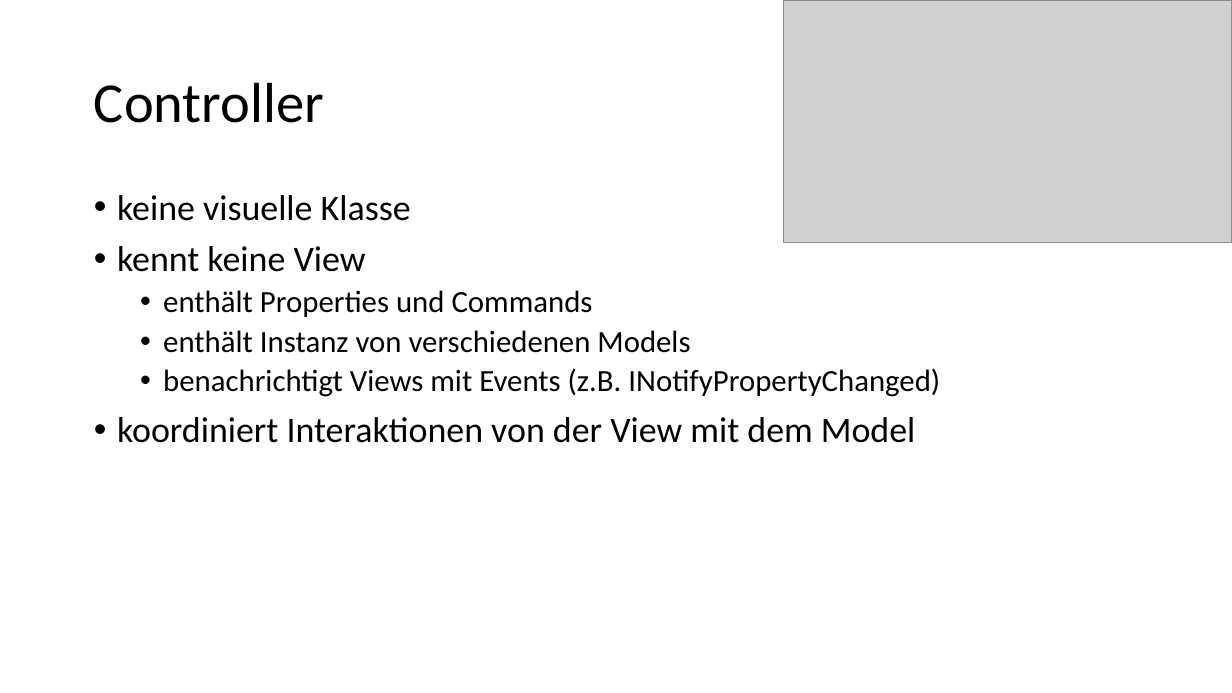
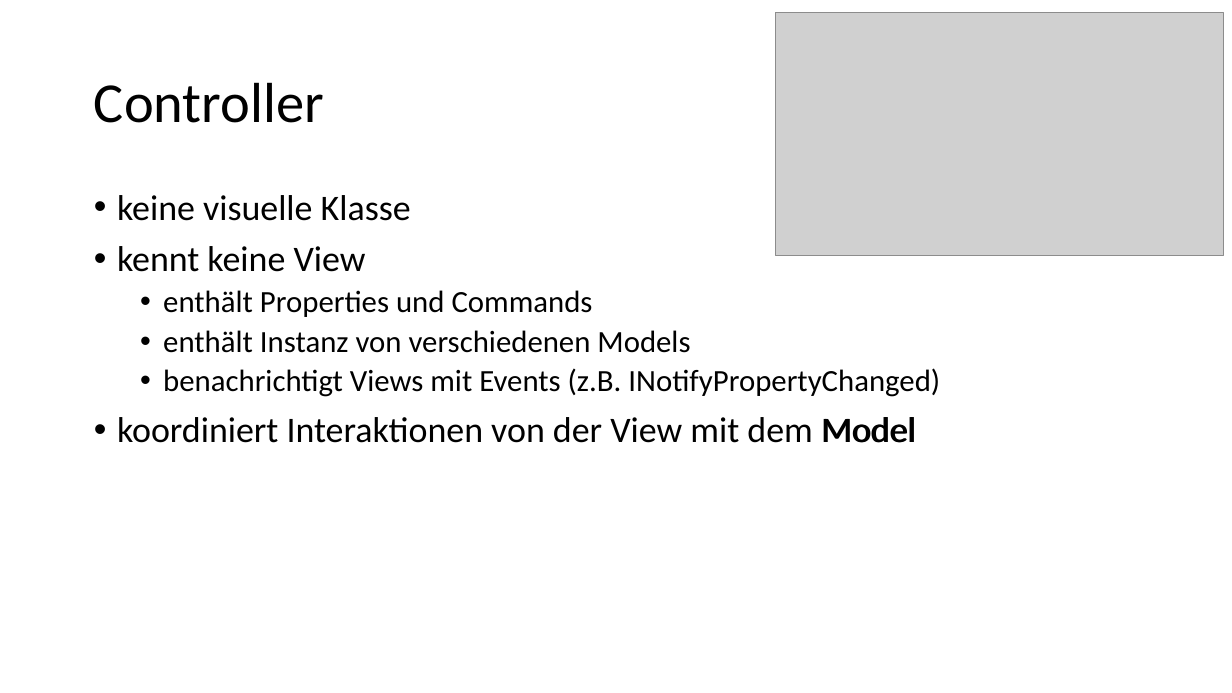
Before and after one commit to brandart/mvc_presentation, a slide deck: slide 6 of doc/Brandstetter_MVC_02.pptx. Drawn at 1232x693 pixels with LibreOffice and Linux fonts; fonts in the diff are those of the drawing; grey boxes stand for pictures. Boxes give left, top, right and bottom in pixels: in the first picture for what was removed or moved away, otherwise in the second. Text is boxed around its words. In the diff, an @@ line names an element or a change of style, - is before the commit and + after.

```diff
--- a/doc/Brandstetter_MVC_02.pptx
+++ b/doc/Brandstetter_MVC_02.pptx
@@ picture moved from (x1=784, y1=0, x2=1232, y2=243) to (x1=775, y1=13, x2=1224, y2=256) @@
@@ text added at (x1=821, y1=417, x2=915, y2=443), 28 pt, text #000000 @@
+Model
```
Also in this commit, not shown: 7 other slides changed, 1 slide added, 1 slide removed, 1 other file.
